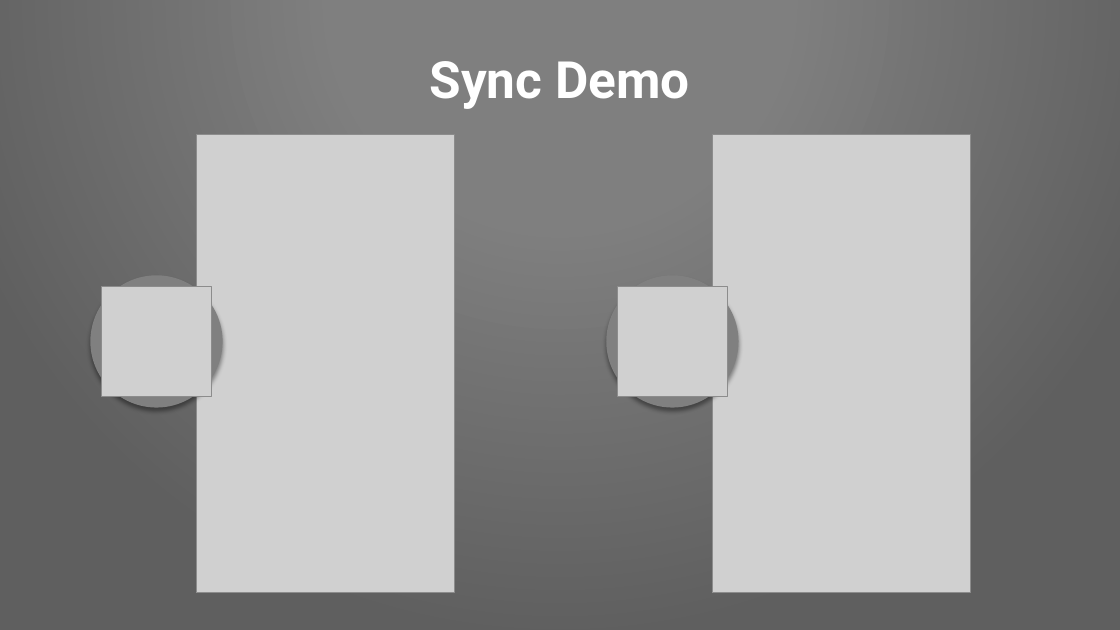
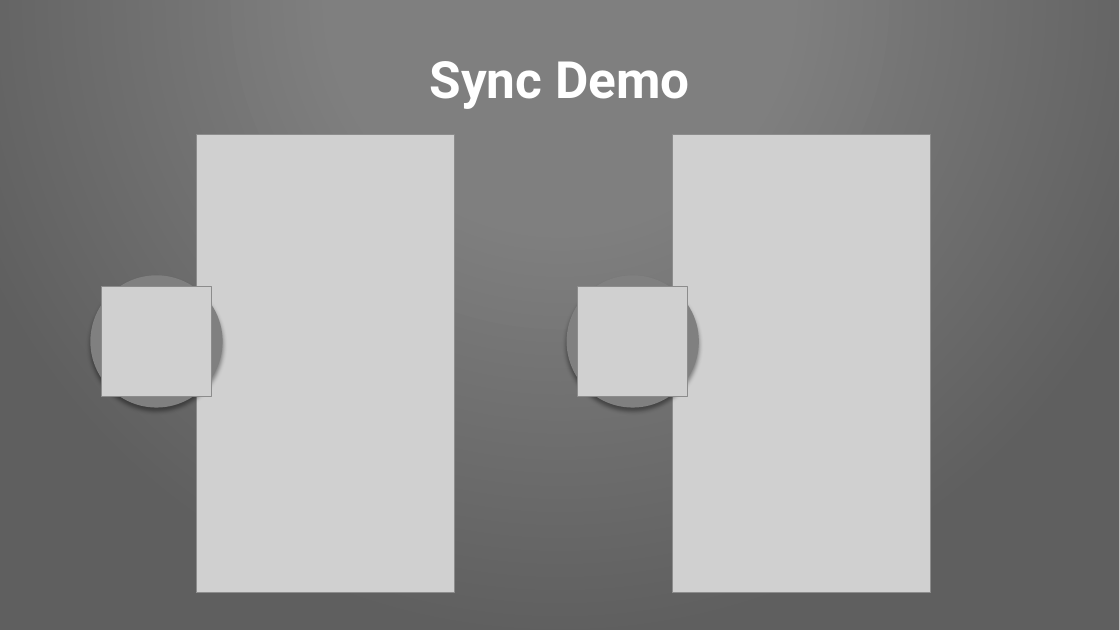
Before and after one commit to Pixplicity/sync-demo, a slide deck: slide 12 of I've been doing some syncing.pptx. Drawn at 1120x630 pixels with LibreOffice and Linux fonts; fonts in the diff are those of the drawing; grey boxes stand for pictures; background and template pictures are left out. Boxes give left, top, right and bottom in pixels: in the first picture for what was removed or moved away, otherwise in the second. Text is boxed around its words. In the diff, an @@ line names an element or a change of style, - is before the commit and + after.

```diff
--- a/I've been doing some syncing.pptx
+++ b/I've been doing some syncing.pptx
@@ 2 pictures, 1 ellipse: place and size @@
-2 pictures, 1 ellipse at box(607, 134, 970, 593)
+2 pictures, 1 ellipse at box(567, 134, 931, 593)
```
Also in this commit, not shown: 14 other slides changed, 3 slides added.
